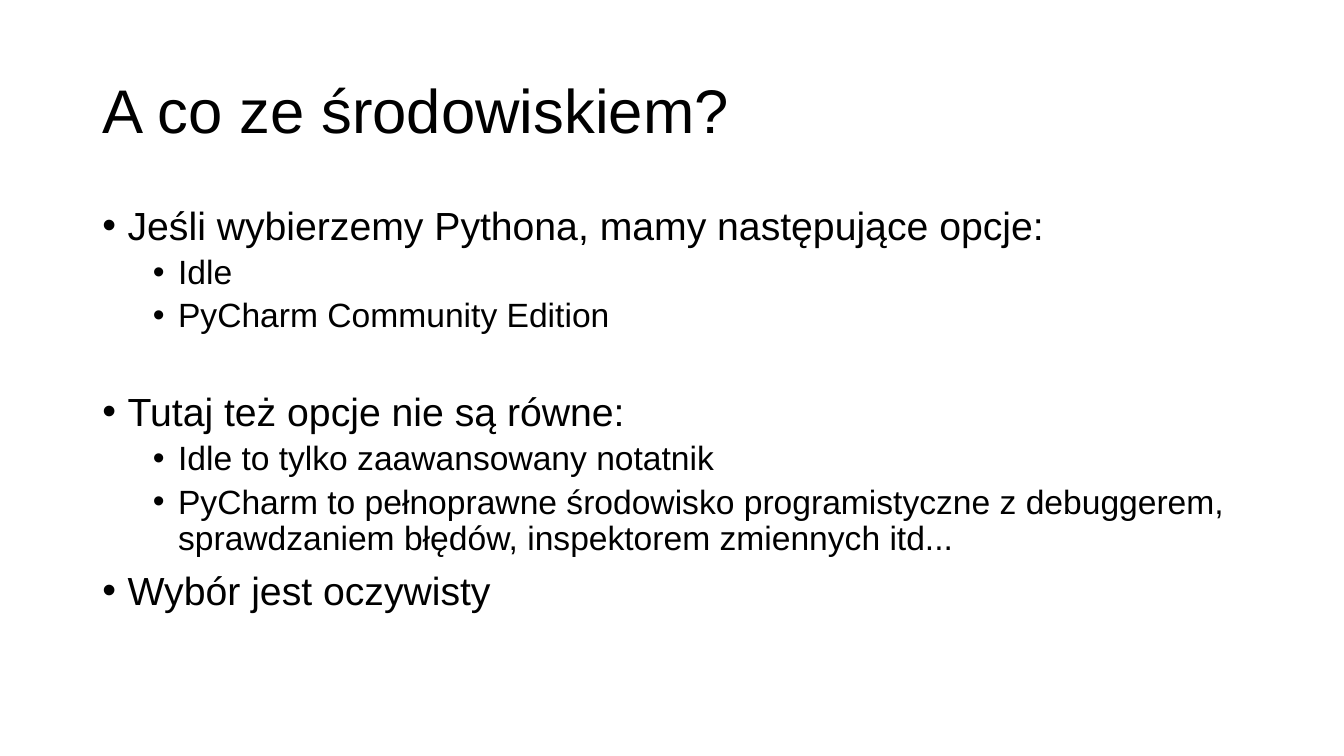
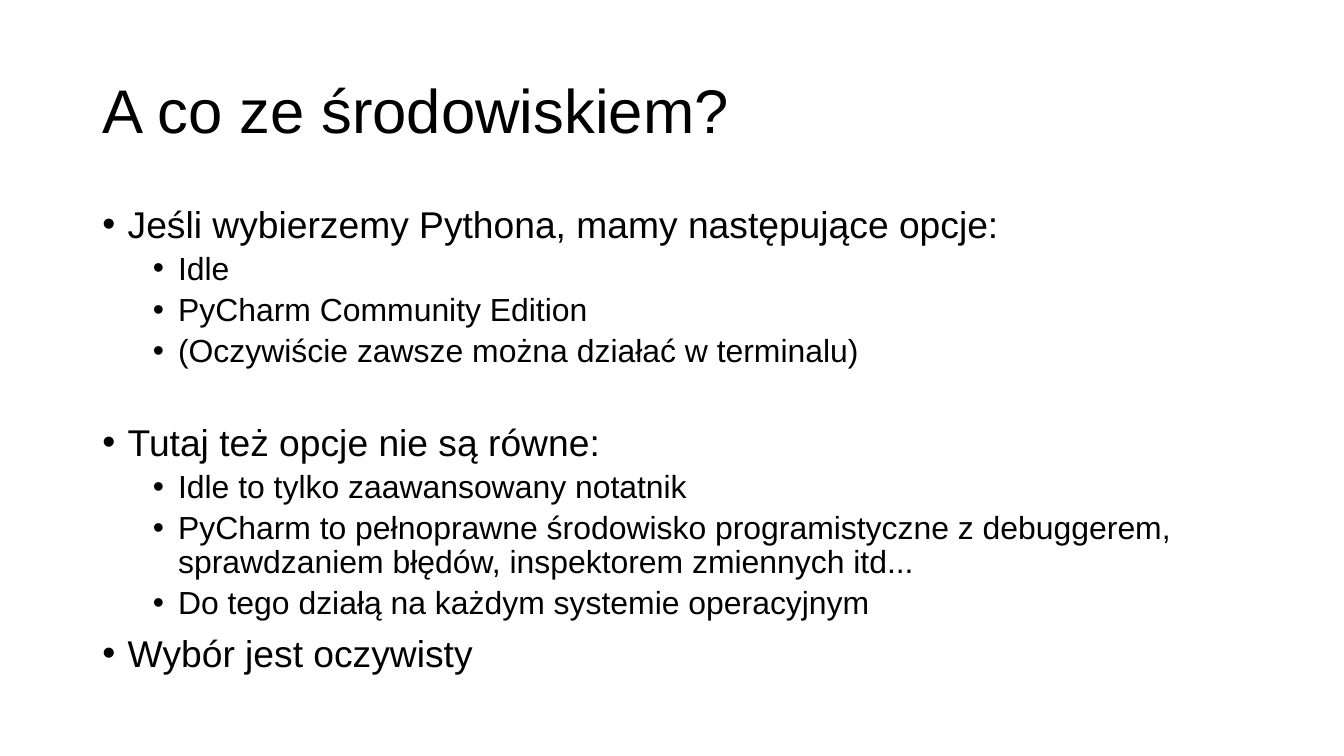
Before and after one commit to MikoStoro/ETI_Academy_Matura, a slide deck: slide 6 of prezentacje/prezentacja1.pptx. Drawn at 1344x756 pixels with LibreOffice and Linux fonts; fonts in the diff are those of the drawing; background and template pictures are left out. Boxes give left, top, right and bottom in pixels: in the first picture for what was removed or moved away, otherwise in the second. Text is boxed around its words. In the diff, an @@ line names an element or a change of style, - is before the commit and + after.

```diff
--- a/prezentacje/prezentacja1.pptx
+++ b/prezentacje/prezentacja1.pptx
@@ text at <box>128,210,1171,675</box>: size 28 to 26.6 pt in "Jeśli wybierzemy Pythona, mamy następujące opcje:", "Tutaj też opcje nie są równe:", "Wybór jest oczywisty"; size 24 to 22.8 pt in "Idle", "PyCharm Community Edition", "Idle to tylko zaawansowany notatnik", "PyCharm to pełnoprawne środowisko programistyczne z debugger ..."; line spacing 0.9 to 0.89 @@
@@ text at <box>178,338,859,369</box>: paragraph added @@
+  • (Oczywiście zawsze można działać w terminalu)
@@ text at <box>178,591,869,621</box>: paragraph added @@
+  • Do tego działą na każdym systemie operacyjnym
```
Also in this commit, not shown: 2 other slides changed, 6 slides added, 2 slides removed, 1 other file.
